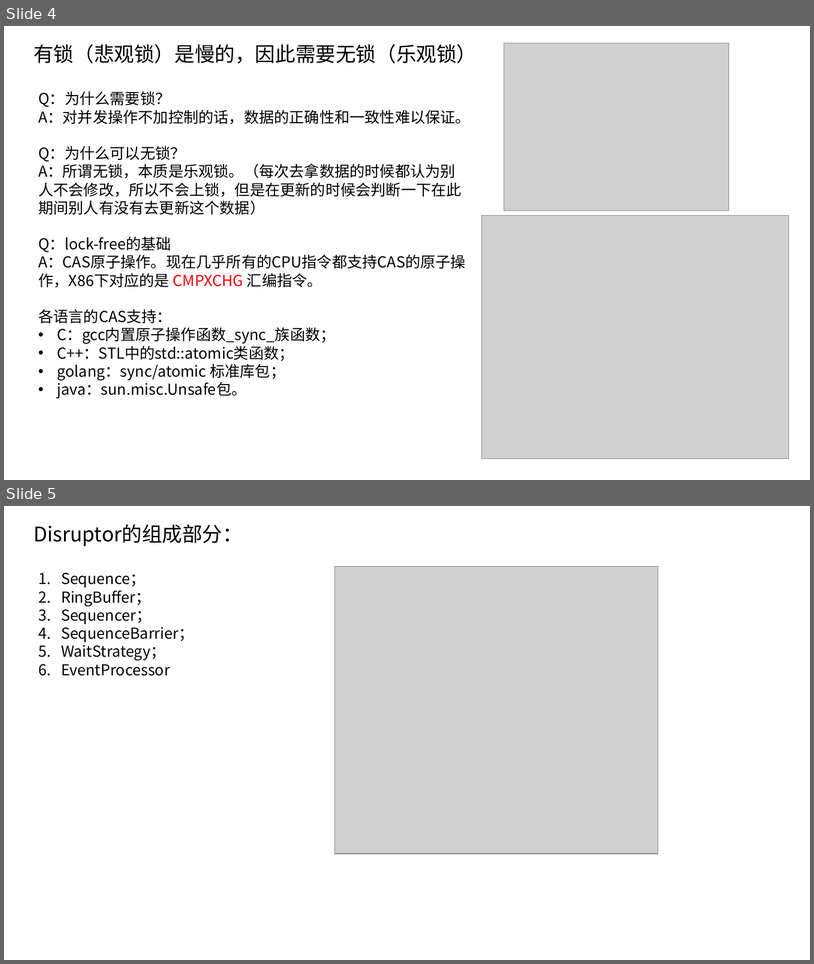
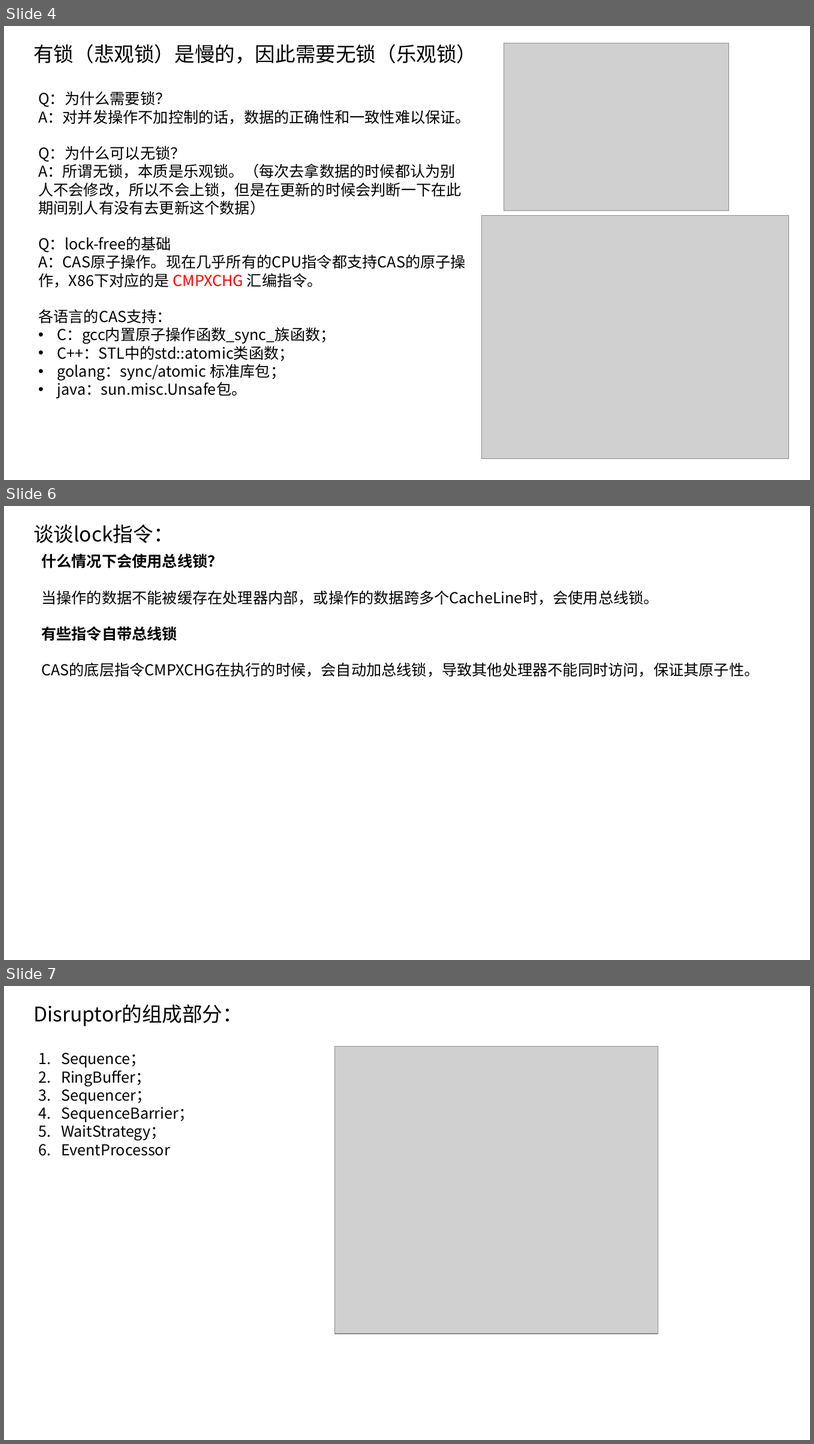
Before and after one commit to sysublackbear/disruptor_analysis, a slide deck: Disruptor源码解析.pptx. Shown one above the other, each under a label of ours: slides 4 and 5 before the commit, slides 4, 6 and 7 after it; the slides between them are not shown. The pictures are 814x964 and 814x1444 pixels, drawn with LibreOffice and Linux fonts; fonts in the diff are those of the drawing; grey boxes stand for pictures. Boxes give left, top, right and bottom in pixels: in the first picture for what was removed or moved away, otherwise in the second. Text is boxed around its words. In the diff, an @@ line names an element or a change of style, - is before the commit and + after.

```diff
--- a/Disruptor源码解析.pptx
+++ b/Disruptor源码解析.pptx
@@ slide 6 added at <box>4,506,810,960</box>, background #FFFFFF @@
@@ text added at <box>33,524,174,543</box>, 24 pt, text #000000 @@
+谈谈lock指令：
@@ text added at <box>41,553,759,677</box>, 18 pt, text #000000 @@
+什么情况下会使用总线锁？
+当操作的数据不能被缓存在处理器内部，或操作的数据跨多个CacheLine时，会使用总线锁。
+有些指令自带总线锁
+CAS的底层指令CMPXCHG在执行的时候，会自动加总线锁，导致其他处理器不能同时访问，保证其原子性。
@@ what was slide 5 is now slide 7 @@
```
Also in this commit, not shown: 1 other slide added.
